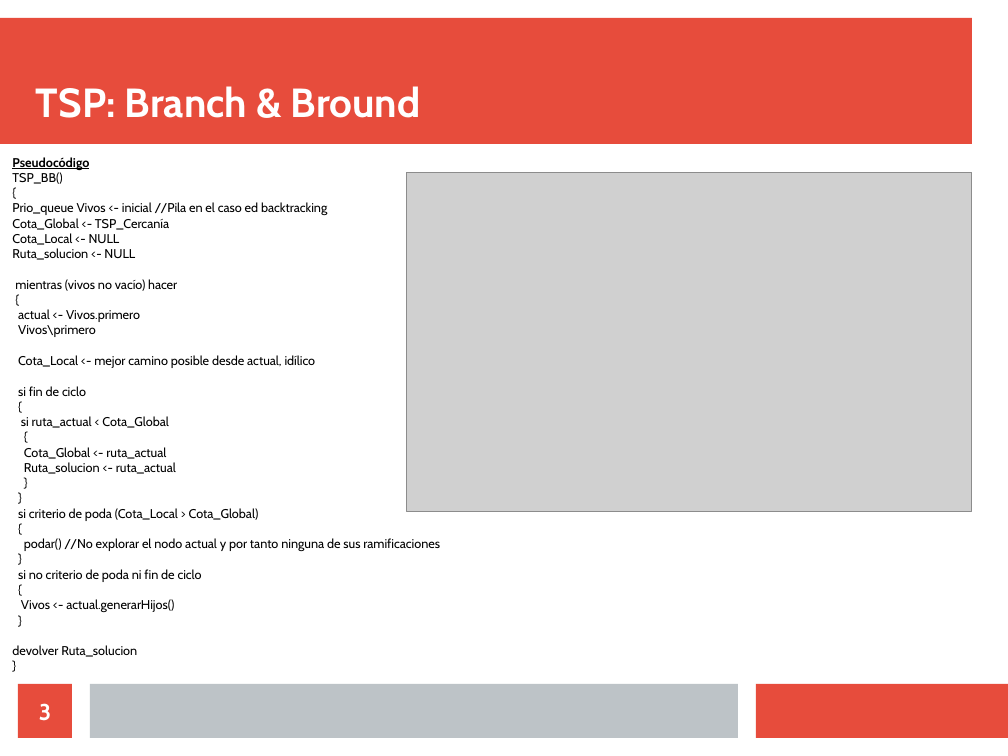
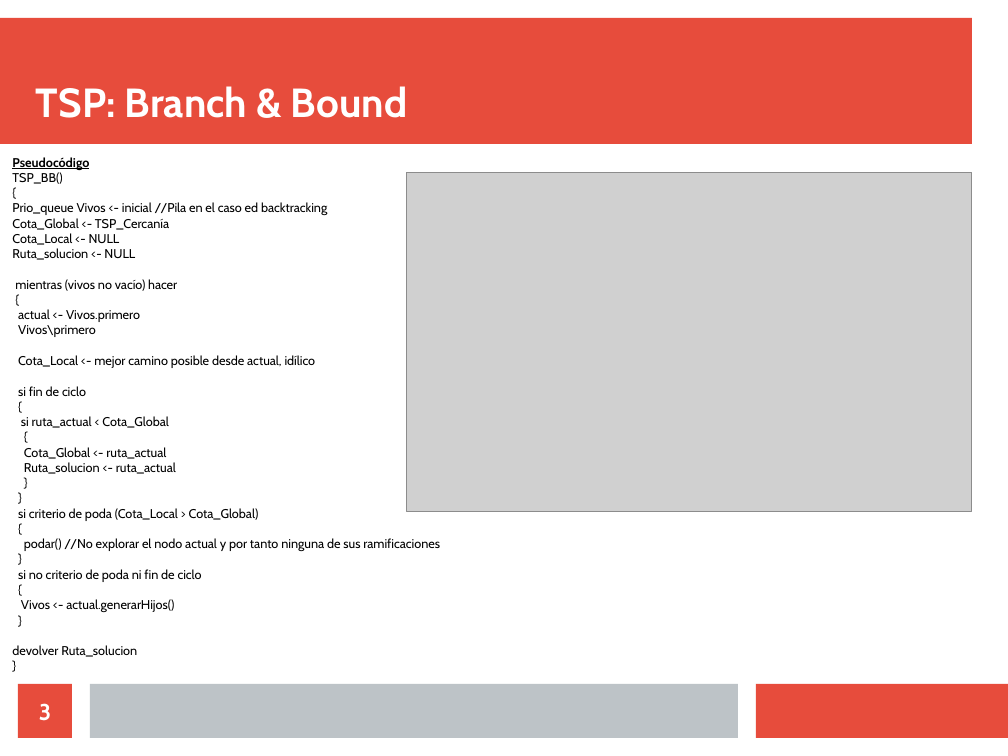
Before and after one commit to clarasdfgh/ALG, a slide deck: slide 3 of P5/presentacion.odp. Drawn at 1008x756 pixels with LibreOffice and Linux fonts; fonts in the diff are those of the drawing; grey boxes stand for pictures. Boxes give left, top, right and bottom in pixels: in the first picture for what was removed or moved away, otherwise in the second. Text is boxed around its words. In the diff, an @@ line names an element or a change of style, - is before the commit and + after.

```diff
--- a/P5/presentacion.odp
+++ b/P5/presentacion.odp
@@ title at box(36, 86, 407, 118): text changed @@
-TSP: Branch & Bround
+TSP: Branch & Bound
```
Also in this commit, not shown: 2 other slides changed.
